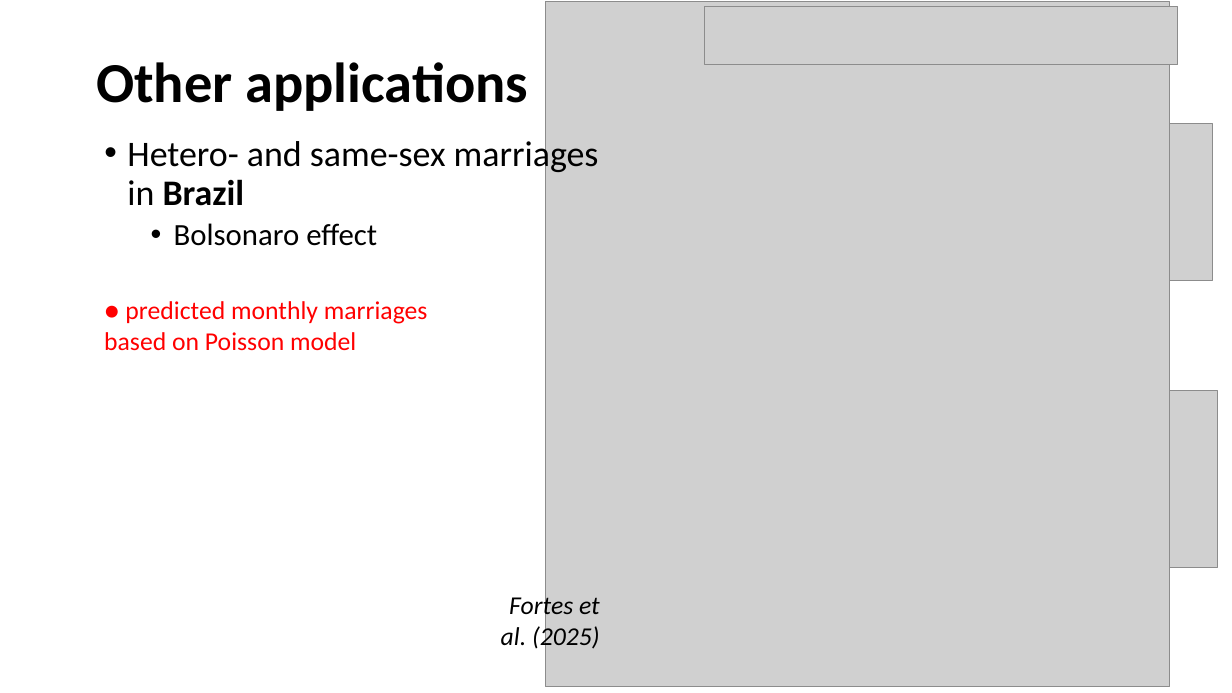
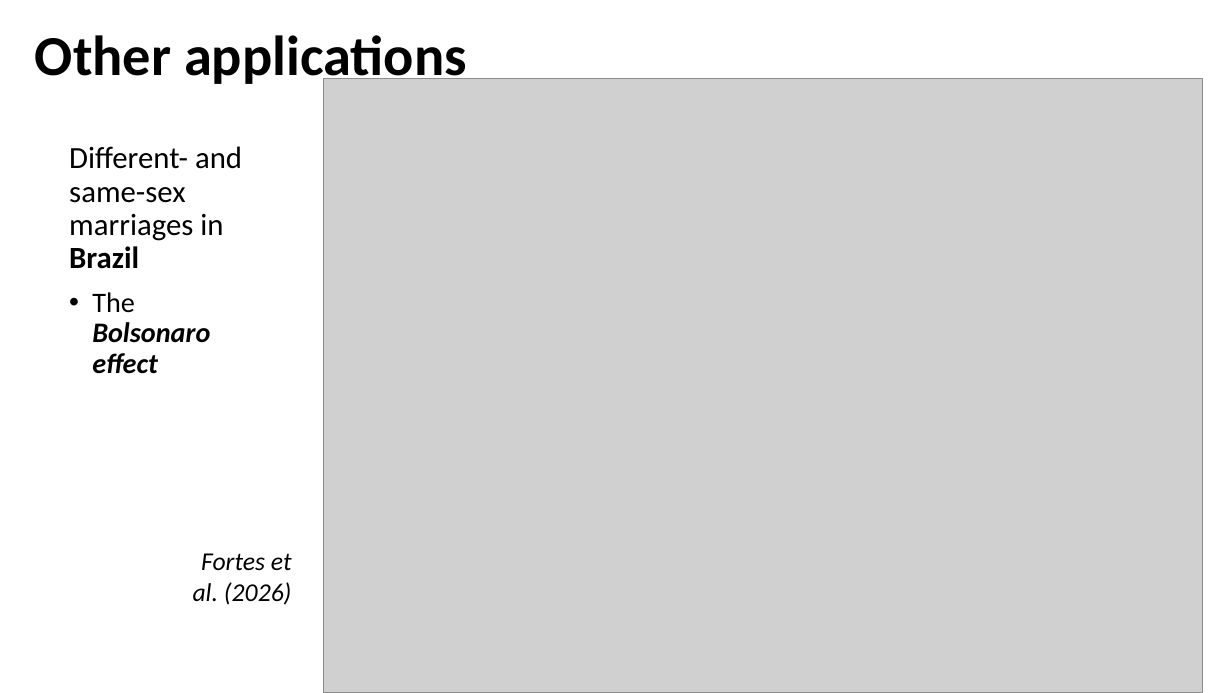
Before and after one commit to kikeacosta/edsd26_apc, a slide deck: slide 18 of slides/04_excess_mortality.pptx (slide 17 before the commit). Drawn at 1232x693 pixels with LibreOffice and Linux fonts; fonts in the diff are those of the drawing; grey boxes stand for pictures. Boxes give left, top, right and bottom in pixels: in the first picture for what was removed or moved away, otherwise in the second. Text is boxed around its words. In the diff, an @@ line names an element or a change of style, - is before the commit and + after.

```diff
--- a/slides/04_excess_mortality.pptx
+++ b/slides/04_excess_mortality.pptx
@@ text "Other applications" rewrapped from (96, 62, 528, 111) to (35, 35, 467, 88) @@
@@ picture removed at (704, 6, 1177, 66) @@
@@ picture: place and size @@
-picture at (545, 2, 1170, 688)
+picture at (323, 79, 1202, 693)
@@ text at (69, 146, 242, 374): text changed; size 28 to 24 pt @@
-• Hetero- and same-sex marriages in Brazil
-  • Bolsonaro effect
+Different- and same-sex marriages in Brazil
+• The Bolsonaro effect
@@ picture removed at (1170, 123, 1213, 281) @@
@@ text removed at (104, 301, 428, 351) @@
-● predicted monthly marriages based on Poisson model
@@ picture removed at (1170, 391, 1217, 568) @@
@@ text at (193, 553, 292, 605): text changed @@
-Fortes et al. (2025)
+Fortes et al. (2026)
```
Also in this commit, not shown: 5 other slides changed, 2 slides added, 13 other files.
